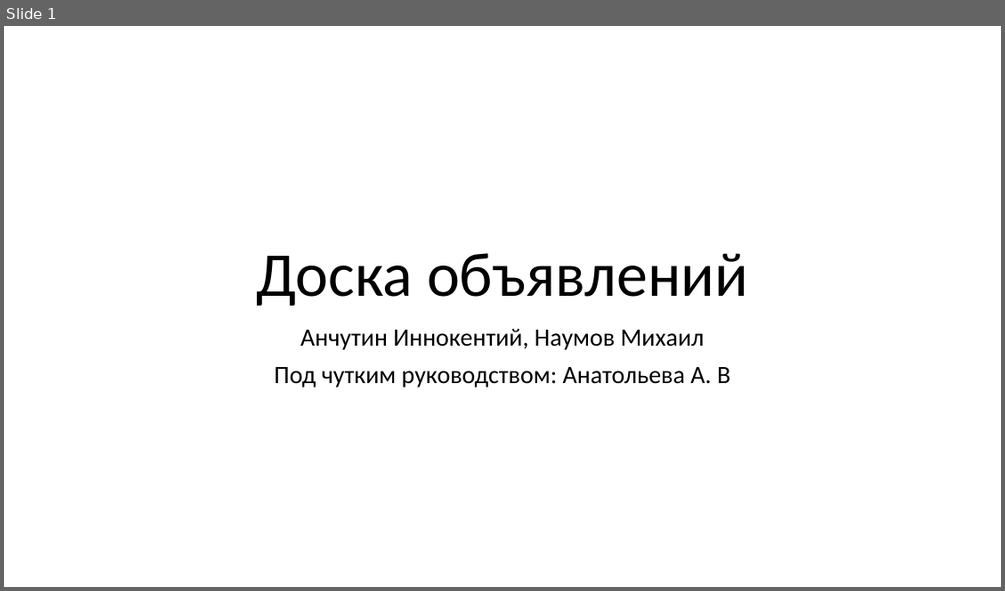
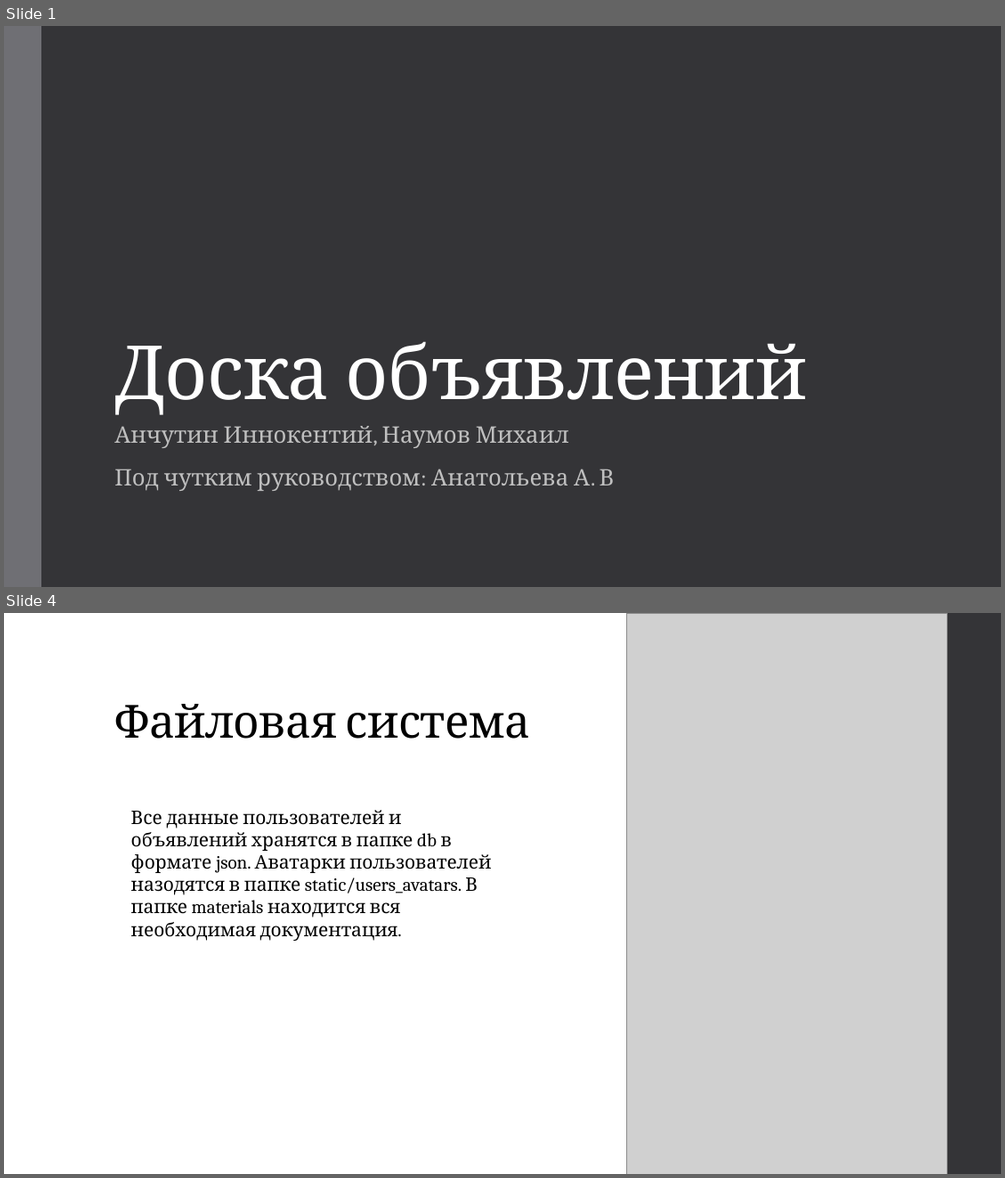
Before and after one commit to Mikhail716662/Project_WEB_Naumov_Anchutin, a slide deck: materials/presentation.pptx. Shown one above the other, each under a label of ours: slide 1 before the commit, slides 1 and 4 after it; the slides between them are not shown. The pictures are 1005x591 and 1005x1178 pixels, drawn with LibreOffice and Linux fonts; fonts in the diff are those of the drawing; grey boxes stand for pictures. Boxes give left, top, right and bottom in pixels: in the first picture for what was removed or moved away, otherwise in the second. Text is boxed around its words. In the diff, an @@ line names an element or a change of style, - is before the commit and + after.

```diff
--- a/materials/presentation.pptx
+++ b/materials/presentation.pptx
@@ slide 4 added at (x1=4, y1=613, x2=1001, y2=1174), background #FFFFFF @@
@@ picture added at (x1=627, y1=613, x2=947, y2=1174) @@
@@ rectangle added at (x1=928, y1=613, x2=1001, y2=1174), fill #353537 @@
@@ title added at (x1=114, y1=704, x2=530, y2=738), 44 pt, text #000000 @@
+Файловая система
@@ text added at (x1=131, y1=810, x2=491, y2=941), 18 pt, text #000000 @@
+Все данные пользователей и объявлений хранятся в папке db в формате json. Аватарки пользователей назодятся в папке static/users_avatars. В папке materials находится вся необходимая документация.
@@ slide 1 changed as well @@
@@ background #FFFFFF to #353537 @@
@@ rectangle added at (x1=4, y1=26, x2=41, y2=587), fill #6F6F74 @@
@@ title "Доска объявлений" moved from (x1=256, y1=253, x2=748, y2=305) to (x1=114, y1=341, x2=807, y2=415) @@
@@ title "Доска объявлений" at (x1=114, y1=341, x2=807, y2=415): size 60 to 72 pt, font Calibri to Cambria, text colour #000000 to #FFFFFF, letter spacing 0 to -0.5 pt; alignment centre to left; line spacing 0.9 to 0.85 @@
@@ subtitle "Анчутин Иннокентий, Наумов Михаил" moved from (x1=274, y1=329, x2=730, y2=387) to (x1=114, y1=426, x2=615, y2=491) @@
@@ subtitle "Анчутин Иннокентий, Наумов Михаил" at (x1=114, y1=426, x2=615, y2=491): size 24 to 22 pt, font Calibri to Cambria, text colour #000000 to #BFBFBF, letter spacing 0 to 0.1 pt; alignment centre to left; line spacing 0.9 to 0.95; more space between paragraphs @@
```
Also in this commit, not shown: 4 other slides changed, 5 other slides added, 4 slides removed.
